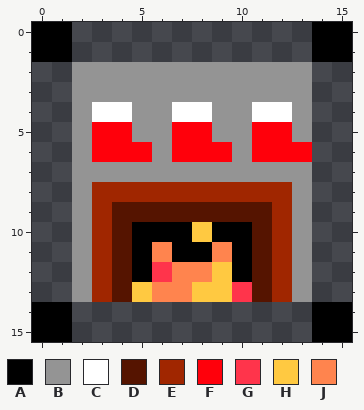
Two states of a pixel-art sprite, src/main/resources/roomFiles/fillRoom/fireplaceFillRoom.png. The first picture shows the starting point.
The file is 128x128 pixels, drawn in blocks of 8x8; one block is one cell here.
Palette (. is transparent): A #000000  B #949494  C #ffffff  D #551400  E #a02600  F #ff000b  G #ff344b  H #ffc941  J #ff844e
Pixels before, first column x 0:
 0 AA............AA
 1 AA............AA
 2 ..BBBBBBBBBBBB..
 3 ..BBBBBBBBBBBB..
 4 ..BCCBBCCBBCCB..
 5 ..BFFBBFFBBFFB..
 6 ..BFFFBFFFBFFF..
 7 ..BBBBBBBBBBBB..
 8 ..BEEEEEEEEEEB..
 9 ..BEDDDDDDDDEB..
10 ..BEDAAAHAADEB..
11 ..BEDAJAAJADEB..
12 ..BEDAGJJHADEB..
13 ..BEDHJJHHGDEB..
14 AA............AA
15 AA............AA
After the commit:
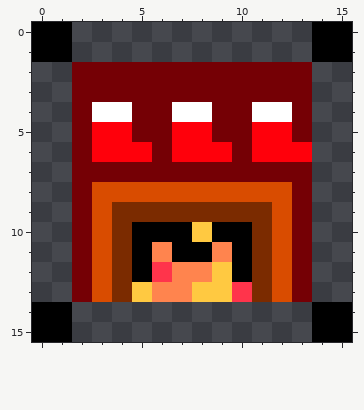
From old to new:
{"colour":"B","old":"#949494","new":"#750005"}
{"colour":"D","old":"#551400","new":"#7b2b00"}
{"colour":"E","old":"#a02600","new":"#d94c00"}
{"label":"changed","picture_box":[72,62,312,302]}
